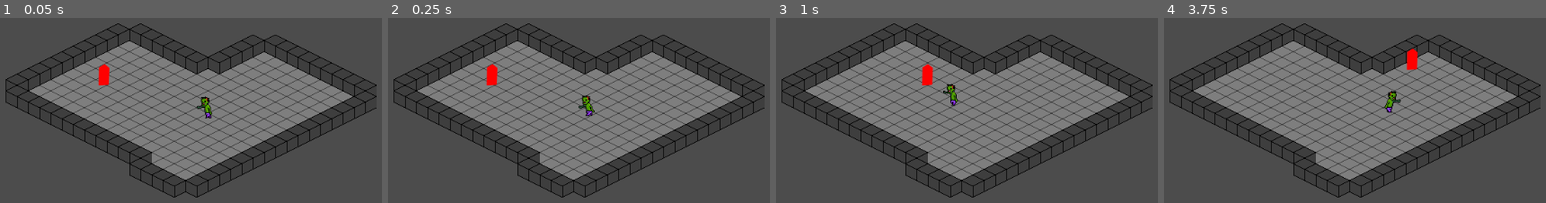
Above: before the commit, frames 1-4 (left to right).
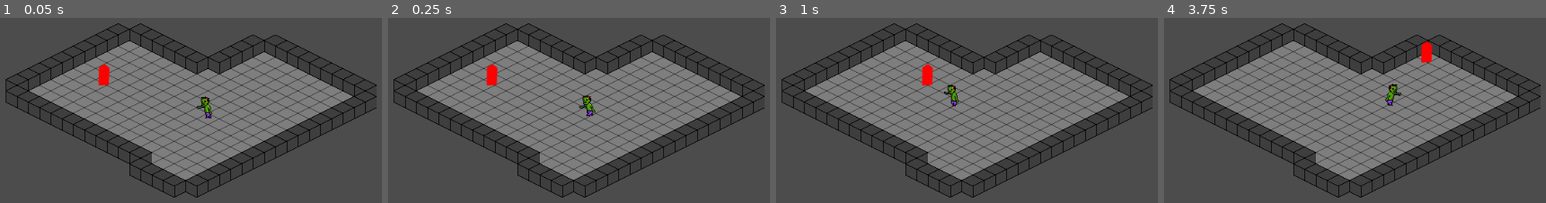
Above: after the commit, the same moments.

Repository: Ramonacus/GunFuRy
Game: Godot game, scene res://Scenes/MainScene.tscn
Same seed, same stepped clock (60 frames per second), same inputs: the game is played once before the commit and once after it.
Inputs:
- Up to frame 1 (0.05 s): no input
- Up to frame 2 (0.25 s): no input
- Up to frame 3 (1 s): hold Right (ui_right) from 0.53 s (still down)
- Up to frame 4 (3.75 s): release Right (ui_right) at 1.28 s; hold Down (ui_down) 1.28-2.03 s; hold Right (ui_right) 2.03-2.78 s; hold Up (ui_up) 2.78-3.53 s; hold Left (ui_left) from 3.53 s (still down)

Frame 1 is identical in both runs. In frame 2, 0.2% of the frame differs, in the area x 49-55%, y 41-53%; in frame 3, 0.2%; in frame 4, 1.0%, in the area x 57-71%, y 12-52%.

Commit message:
Refactor Zombi

Diff:
--- a/Scripts/Zombi.gd
+++ b/Scripts/Zombi.gd
@@ -1,19 +1,25 @@
 extends KinematicBody2D
+
+enum State {STANDING, ATTACKING}
+var state = State.STANDING
 
 var speed = 50
 var direction = Vector2()
 onready var player: KinematicBody2D = get_node("../Player")
 onready var sprite: AnimatedSprite = $AnimatedSprite
 
-func calculate_direction():
-	direction = (player.get_position() - get_position()).normalized()
-	sprite.set_flip_h(direction.x < 0)
 
 func _physics_process(delta):
-	calculate_direction()
 	move_and_collide(speed * direction * delta)
 
 
 # Called every frame. 'delta' is the elapsed time since the previous frame.
-#func _process(delta):
-#	pass
+func _process(delta):
+	match state:
+		State.STANDING:
+			process_standing()
+
+
+func process_standing():
+	direction = (player.get_position() - get_position()).normalized()
+	sprite.set_flip_h(direction.x < 0)
